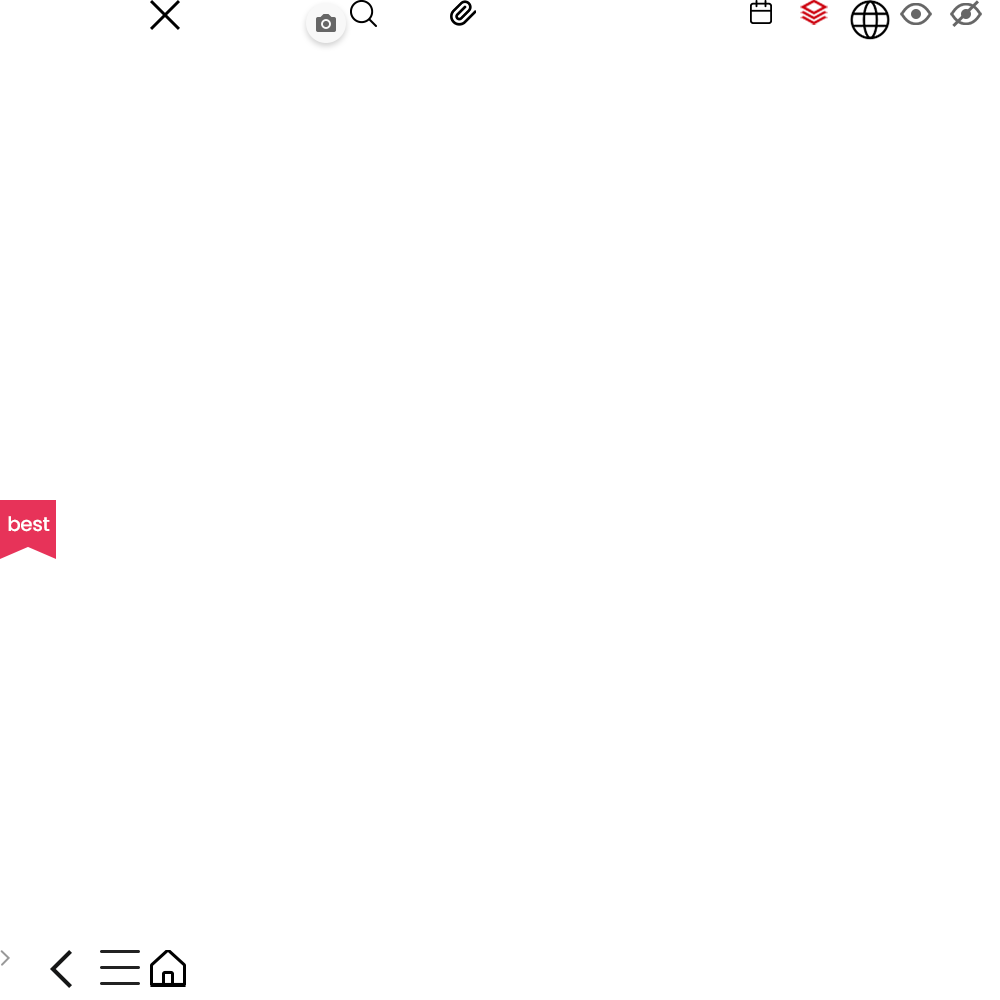
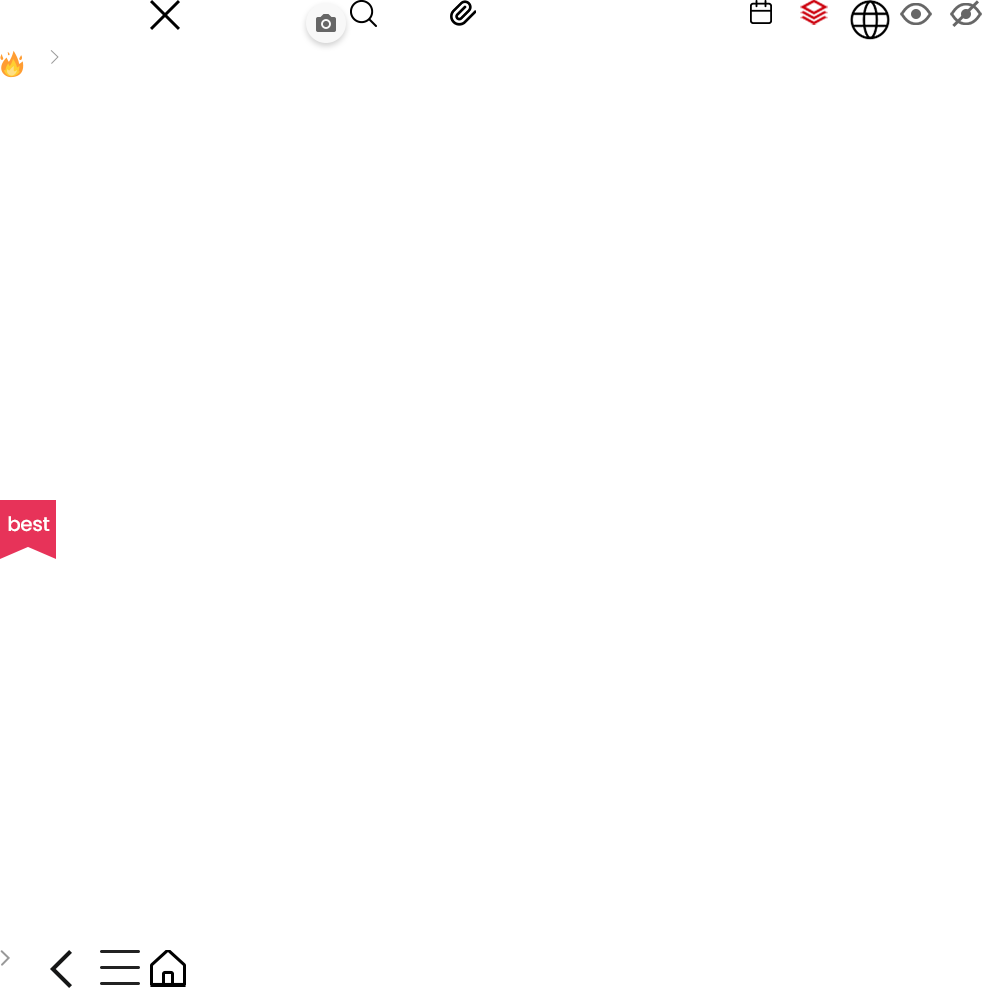
Revision of a layered 1000x1000 image; what changed, layer by layer:
added group "그룹 2" with 1 layers above "그룹 1" over [0, 50, 24, 78]
added layer "레이어 16" in group "그룹 2" over [0, 50, 24, 78]
added layer "레이어 17" in group "그룹 1" over [50, 50, 59, 64]
